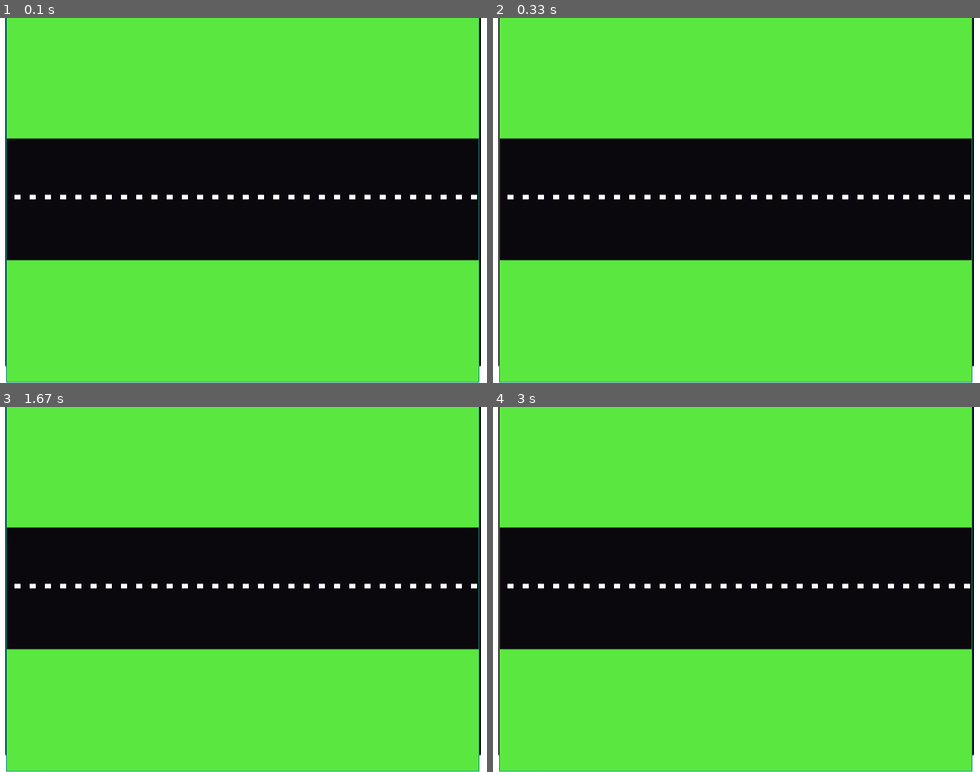
Above: before the commit, frames 1-4 (two rows, left to right).
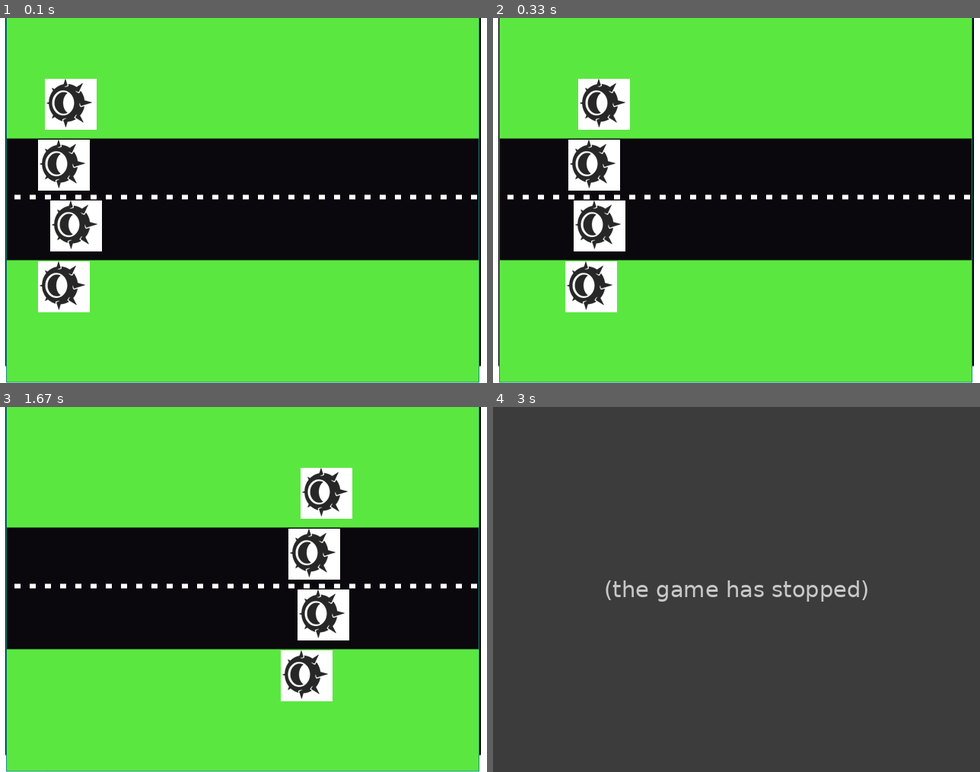
Above: after the commit, the same moments.

Repository: geezar-soluciones-sl/carreraCon-Pygame
Game: pygame game, started from main.py
The game is run twice, just before and just after one commit, with the same random seed, the same clock (stepped at 60 frames per second) and the same inputs.
Inputs:
- Up to frame 1 (0.1 s): no input
- Up to frame 2 (0.33 s): no input
- Up to frame 3 (1.67 s): no input
- Up to frame 4 (3 s): no input

The runs differ from the first frame. In frame 1, 5.9% of the frame differs, in the area x 7-21%, y 16-81%; in frame 2, 5.9%; in frame 3, 5.9%; in frame 4, 100%, in the area x 0-100%, y 0-100%.
After the commit the program exited at 2.75 s; later frames show no game.

Commit message:
Ya corren los cuatro

Diff:
--- a/main.py
+++ b/main.py
@@ -1,16 +1,39 @@
 # Ciclo típico juegos pygame
 
-import pygame, sys
+import pygame, sys, random
+
+class Corredor():
+    __listaDisfraces=("Player.png", "Player.png", "Player.png", "Player.png")
+
+
+
+    def __init__(self, x=0, y=0, disfraz="Player.png"):
+        self.disfraz= pygame.image.load("images/{}".format(disfraz))
+        self.position = [x,y]
+        self.name = "Jugador"
+
+    def avanzar(self):
+        avance = random.randint(1,6)
+        self.position[0] += avance
+
 
 class Partida():
     runners=[]
     __lineaSalida = 20
     __lineaLlegada = 620
+    __listaPosIni = (80,160,240,320)
+    __listaNombres = ("Angel", "Inge", "Ekhi", "Ras")
 
     def __init__(self):
+#        self.runners=[]
         self.__screen = pygame.display.set_mode((640,480))
         self.__background = pygame.image.load("images/pistaHorizontal.png")
         pygame.display.set_caption("Carrera de bichos")
+
+        for i in range(4):
+            corredorCreado = Corredor(self.__lineaSalida, self.__listaPosIni[i])
+            corredorCreado.name = self.__listaNombres[i]
+            self.runners.append(corredorCreado)
 
 
     def competir(self):
@@ -20,12 +43,20 @@
                 if evento.type == pygame.QUIT:
                     gameOver = True
 
+            for item in self.runners:
+                  item.avanzar()
+                  if item.position[0]>=self.__lineaLlegada:
+                      print("{} ha ganado".format(item.name))
+                      gameOver = True
+
             self.__screen.blit(self.__background,(0,0))
+            for item in self.runners:
+                self.__screen.blit(item.disfraz, item.position)
+
             pygame.display.flip()
 
         pygame.quit()
         sys.exit()
-
 
 
 if __name__ == "__main__":
